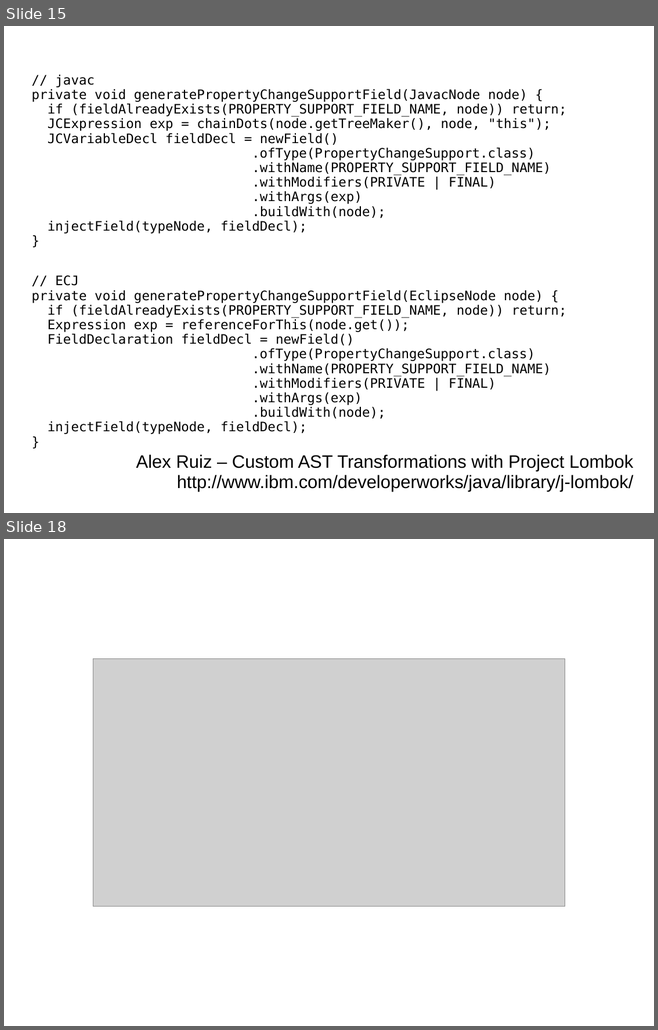
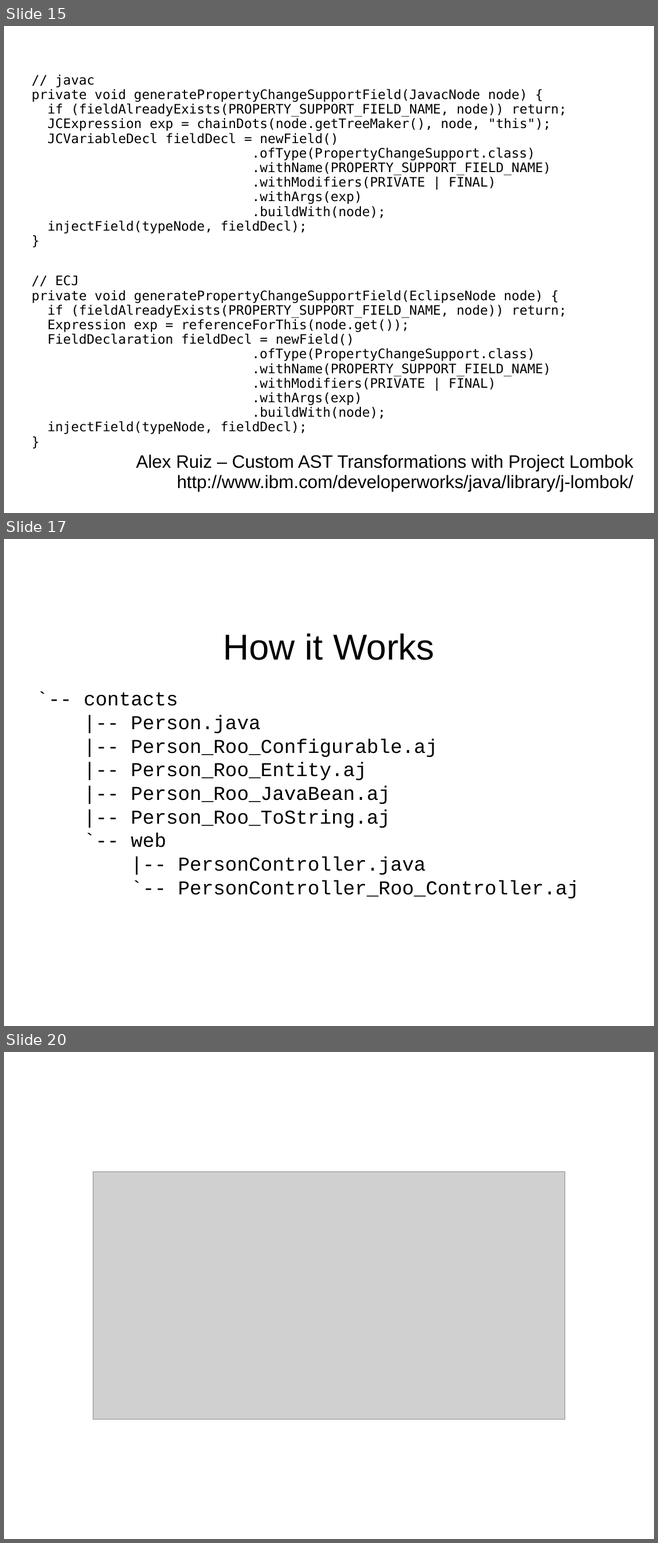
Before and after one commit to HamletDRC/presentations, a slide deck: asttransformations/CodeGeneration_SDC.odp. Shown one above the other, each under a label of ours: slides 15 and 18 before the commit, slides 15, 17 and 20 after it; the slides between them are not shown. The pictures are 658x1030 and 658x1543 pixels, drawn with LibreOffice and Linux fonts; fonts in the diff are those of the drawing; grey boxes stand for pictures. Boxes give left, top, right and bottom in pixels: in the first picture for what was removed or moved away, otherwise in the second. Text is boxed around its words. In the diff, an @@ line names an element or a change of style, - is before the commit and + after.

```diff
--- a/asttransformations/CodeGeneration_SDC.odp
+++ b/asttransformations/CodeGeneration_SDC.odp
@@ slide 17 added at bbox=[4, 539, 654, 1026], background #FFFFFF @@
@@ title added at bbox=[223, 634, 434, 660], 44 pt, text #000000 @@
+How it Works
@@ subtitle added at bbox=[83, 692, 579, 899], 24 pt, text #000000 @@
+`-- contacts
+|-- Person.java
+|-- Person_Roo_Configurable.aj
+|-- Person_Roo_Entity.aj
+|-- Person_Roo_JavaBean.aj
+|-- Person_Roo_ToString.aj
+`-- web
+|-- PersonController.java
+`-- PersonController_Roo_Controller.aj
@@ what was slide 18 is now slide 20 @@
```
Also in this commit, not shown: 3 slides changed, 2 other slides added, 1 slide removed.
